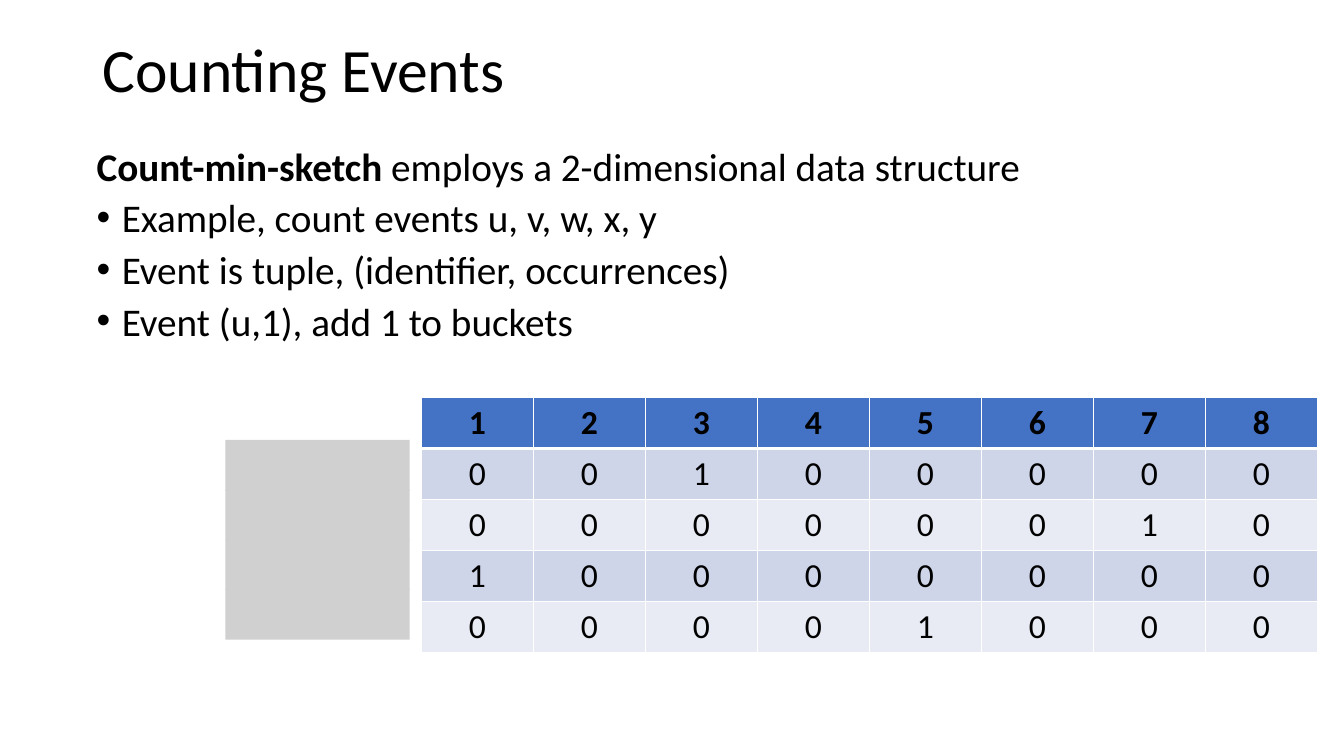
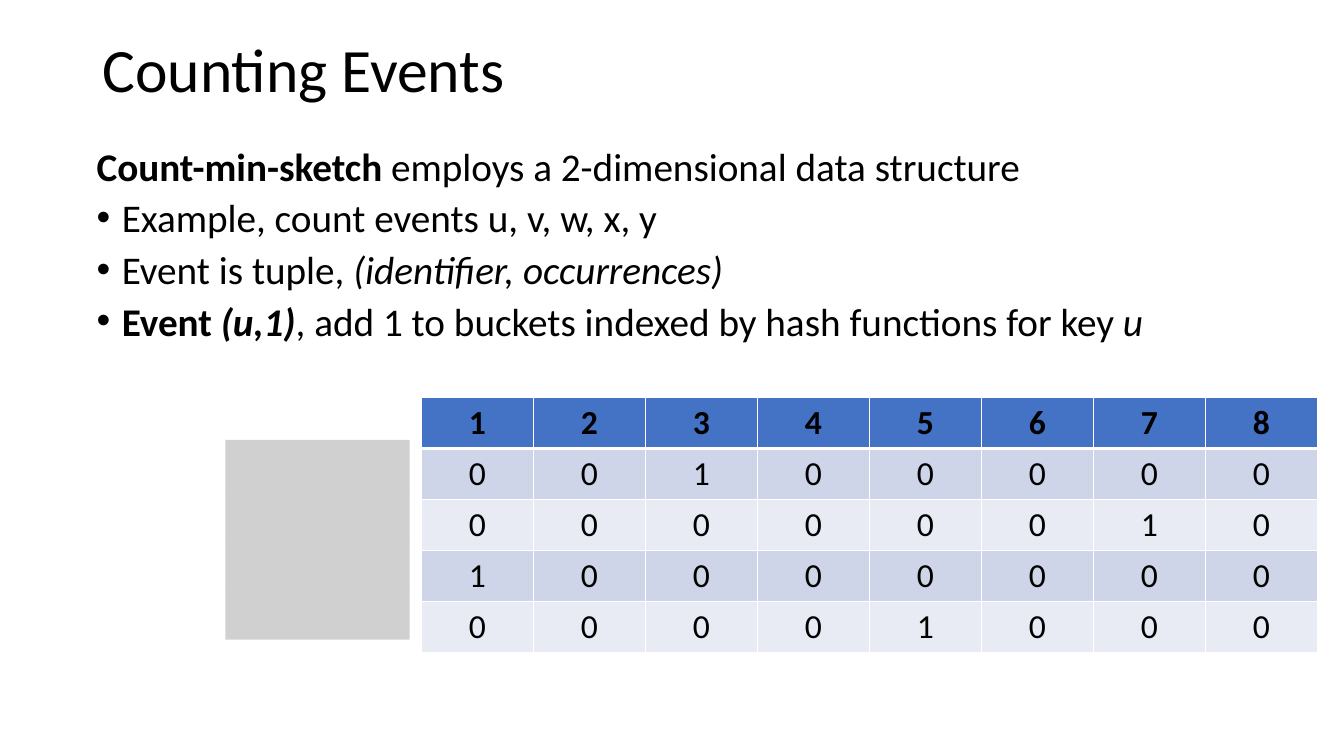
Before and after one commit to StephenElston/CSCI-E-108, a slide deck: slide 49 of slides/3_StreamingAnalytics.pptx (slide 47 before the commit). Drawn at 1344x756 pixels with LibreOffice and Linux fonts; fonts in the diff are those of the drawing; grey boxes stand for pictures. Boxes give left, top, right and bottom in pixels: in the first picture for what was removed or moved away, otherwise in the second. Text is boxed around its words. In the diff, an @@ line names an element or a change of style, - is before the commit and + after.

```diff
--- a/slides/3_StreamingAnalytics.pptx
+++ b/slides/3_StreamingAnalytics.pptx
@@ text at <box>122,255,723,291</box>: italic on in "(identifier, occurrences)" @@
@@ text at <box>122,307,1143,343</box>: text changed @@
-• Event (u,1), add 1 to buckets
+• Event (u,1), add 1 to buckets indexed by hash functions for key u
```
Also in this commit, not shown: 7 other slides changed, 5 slides added.
